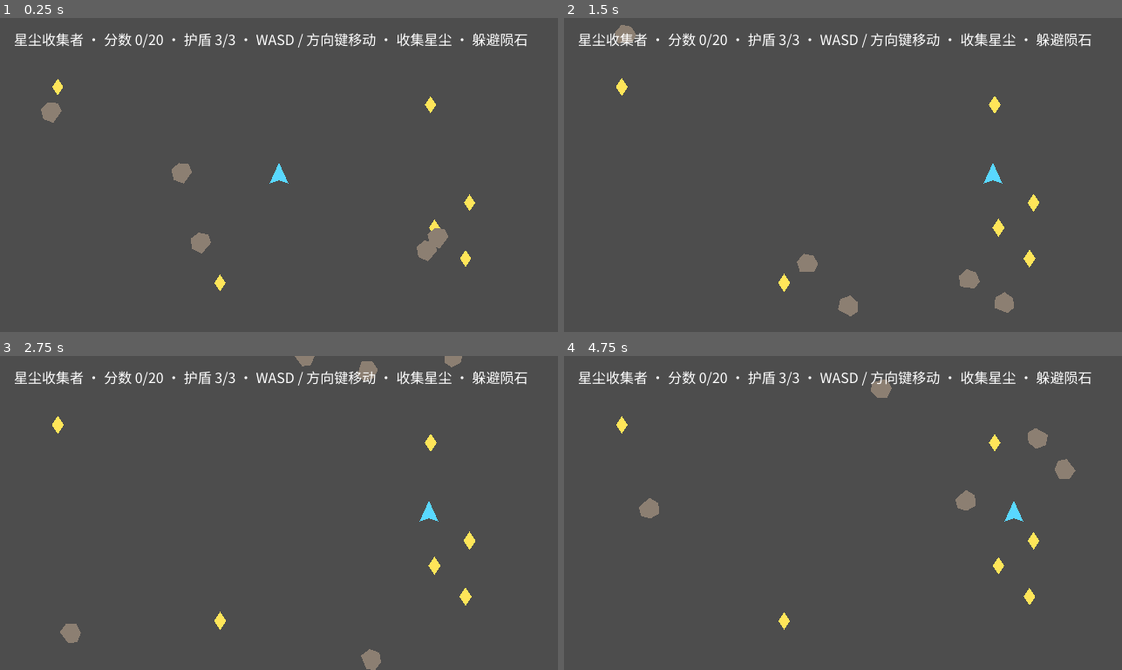
Above: before the commit, frames 1-4 (two rows, left to right).
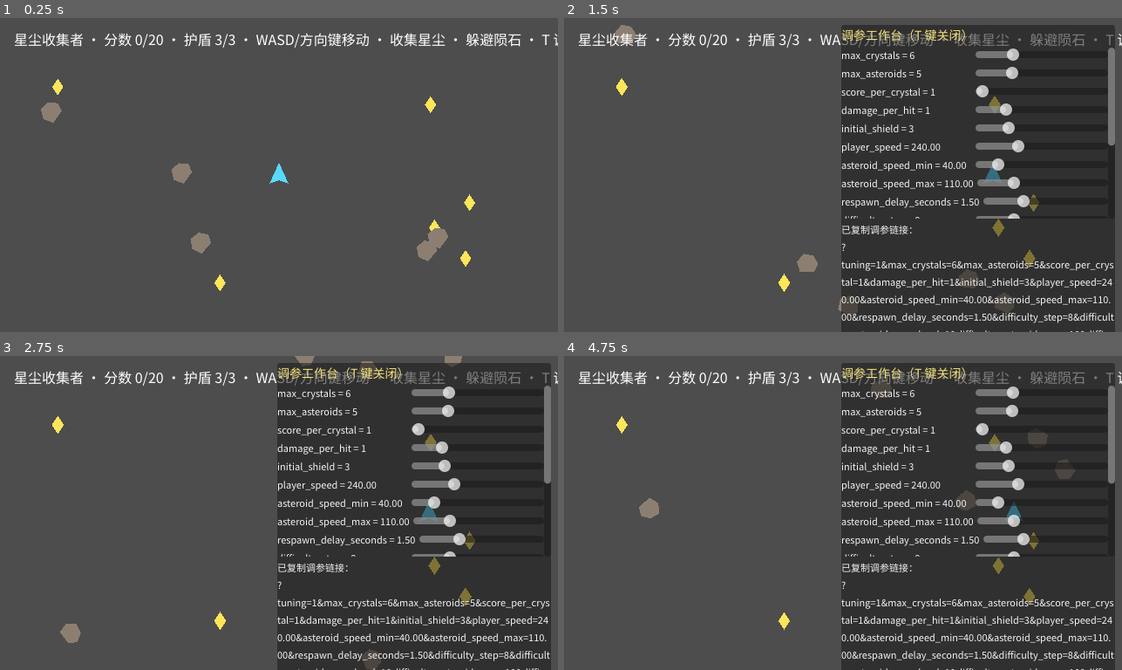
Above: after the commit, the same moments.

Repository: hl3w22bupt/myrd-playground
Game: Godot game, scene res://scenes/main.tscn
Same seed, same stepped clock (60 frames per second), same inputs: the game is played once before the commit and once after it.
Inputs (mouse positions are in pixels of both pictures, inside the frame that each line leads up to):
- Up to frame 1 (0.25 s): no input
- Up to frame 2 (1.5 s): tap Enter (confirm) at 0.5 s; move the mouse to (965, 159) at 0.52 s; hold D (move_right) 0.53-1.25 s; tap T at 0.6 s; click (965, 159) at 0.67 s; tap Space at 0.77 s; click (976, 253) at 1.25 s, where only the run after the commit has a clickable "复制调参链接"
- Up to frame 3 (2.75 s): drag from (167, 528) to (463, 597) at 2.02 s
- Up to frame 4 (4.75 s): move the mouse to (898, 443) at 2.77 s; hold D (move_right) 2.78-3.5 s; tap T at 2.85, 4.55 s; drag from (815, 575) to (999, 566) at 3.52 s; move the mouse to (1010, 560) at 4.27 s; hold A (move_left) from 4.28 s (still down); hold Enter (confirm) from 4.28 s (still down); tap Space at 4.52 s

The runs differ from the first frame. In frame 1, 1.0% of the frame differs, in the area x 52-100%, y 4-10%; in frame 2, 46%, in the area x 49-100%, y 2-100%; in frame 3, 46%; in frame 4, 46%.

Commit message:
myrd: goal auto-commit [skip ci]

Diff:
--- a/games/game-2/scenes/main.tscn
+++ b/games/game-2/scenes/main.tscn
@@ -1,9 +1,10 @@
-[gd_scene load_steps=6 format=3]
+[gd_scene load_steps=7 format=3]
 
 [ext_resource type="Script" path="res://scripts/main.gd" id="1_main"]
 [ext_resource type="PackedScene" path="res://scenes/player.tscn" id="2_player"]
 [ext_resource type="Script" path="res://scripts/virtual_joystick.gd" id="3_joystick"]
 [ext_resource type="Script" path="res://scripts/touch_confirm_button.gd" id="4_confirm"]
+[ext_resource type="Script" path="res://scripts/tuning_panel.gd" id="5_tuning"]
 
 [sub_resource type="CircleShape2D" id="CircleShape2D_confirm"]
 radius = 44.0
@@ -123,3 +124,8 @@
 theme_override_font_sizes/font_size = 20
 theme_override_colors/font_color = Color(0.9, 0.9, 0.9, 0.9)
 text = "确认"
+
+[node name="TuningUI" type="CanvasLayer" parent="."]
+layer = 20
+visible = false
+script = ExtResource("5_tuning")
--- a/games/game-2/scripts/main.gd
+++ b/games/game-2/scripts/main.gd
@@ -44,6 +44,9 @@
 @onready var restart_button: Button = %RestartButton
 @onready var milestone_label: Label = %MilestoneLabel
 @onready var touch_ui: CanvasLayer = $TouchUI
+## 调参工作台（scripts/tuning_panel.gd）：Web 端 ?tuning=1 / 桌面 T 键开关，
+## 只做运行时数值覆盖，不改 config/gameplay.cfg 文件。
+@onready var tuning_panel: CanvasLayer = $TuningUI
 
 var _move_hint: String = "WASD / 方向键移动 · 收集星尘 · 躲避陨石"
 var _spawn_rng := RandomNumberGenerator.new()
@@ -63,6 +66,9 @@
 	if DisplayServer.is_touchscreen_available():
 		touch_ui.visible = true
 		_move_hint = "摇杆移动 · 收集星尘 · 躲避陨石"
+	else:
+		# 桌面端给出调参工作台入口提示（headless 下不渲染，不影响冒烟断言）。
+		_move_hint = "WASD/方向键移动 · 收集星尘 · 躲避陨石 · T 调参"
 	# 信号连接：订阅方（本场景）集中连接，发布方（player / StarDust / GameState）只 emit。
 	if not player.moved.is_connected(_on_player_moved):
 		player.moved.connect(_on_player_moved)
--- /dev/null
+++ b/games/game-2/scripts/tuning_panel.gd
@@ -0,0 +1,240 @@
+class_name TuningPanel
+extends CanvasLayer
+## 调参工作台：运行时覆盖 gameplay.cfg 数值的可视化面板（只改内存，不写回 cfg 文件）。
+##
+## 打开方式：
+## - Web 端：URL 带 `?tuning=1`（JavaScriptBridge 读 window.location.search）；
+## - 桌面 / 无头：按 T 键切换（headless 无输入设备，冒烟不受影响）。
+##
+## 规范要点：
+## - 数值唯一来源仍是 config/gameplay.cfg（autoload/game_config.gd 启动时读入）；
+##   本面板只在运行时改 GameConfig 的属性，等价于 main.gd _apply_difficulty 的推导链路；
+## - 改陨石数量类键后调用 MainScene.respawn_field(-1) 才能落到场上；
+## - 纯代码构建 UI（与 virtual_joystick.gd 同风格：无图片素材，模板复制即用）。
+
+## 面板里暴露的配置键 → 语义（键名与 config/gameplay.cfg [gameplay] 段一一对应）。
+const TUNABLE_KEYS: Array[String] = [
+	"max_crystals",
+	"max_asteroids",
+	"score_per_crystal",
+	"damage_per_hit",
+	"initial_shield",
+	"player_speed",
+	"asteroid_speed_min",
+	"asteroid_speed_max",
+	"respawn_delay_seconds",
+	"difficulty_step",
+	"difficulty_asteroids_per_level",
+	"difficulty_asteroids_cap",
+	"difficulty_speed_per_level",
+	"difficulty_speed_cap_scale",
+	"score_target",
+	"milestone_step",
+	"invincibility_seconds",
+]
+
+## 每个键的滑杆量程（min/max/step）：覆盖 cfg 默认值并留出两侧调参余量。
+const KEY_RANGES: Dictionary = {
+	"max_crystals": [1.0, 20.0, 1.0],
+	"max_asteroids": [0.0, 20.0, 1.0],
+	"score_per_crystal": [1.0, 10.0, 1.0],
+	"damage_per_hit": [0.0, 5.0, 1.0],
+	"initial_shield": [1.0, 10.0, 1.0],
+	"player_speed": [80.0, 600.0, 10.0],
+	"asteroid_speed_min": [0.0, 300.0, 5.0],
+	"asteroid_speed_max": [10.0, 400.0, 5.0],
+	"respawn_delay_seconds": [0.0, 5.0, 0.1],
+	"difficulty_step": [0.0, 30.0, 1.0],
+	"difficulty_asteroids_per_level": [0.0, 5.0, 1.0],
+	"difficulty_asteroids_cap": [1.0, 30.0, 1.0],
+	"difficulty_speed_per_level": [0.0, 0.6, 0.05],
+	"difficulty_speed_cap_scale": [1.0, 3.0, 0.05],
+	"score_target": [0.0, 60.0, 1.0],
+	"milestone_step": [0.0, 30.0, 1.0],
+	"invincibility_seconds": [0.0, 3.0, 0.05],
+}
+
+## URL 里的开关参数名。
+const URL_PARAM: String = "tuning"
+## 桌面端的开关按键。
+const TOGGLE_KEY: Key = KEY_T
+
+var _root: PanelContainer
+var _rows: Dictionary = {}
+var _status_label: Label
+var _open: bool = false
+var _main: MainScene
+## 剪贴板写入结果（navigator.clipboard 在非安全上下文 / 被拒时不可用）。
+var _clipboard_ok: bool = false
+
+
+func _ready() -> void:
+	layer = 20
+	visible = false
+	_main = get_parent() as MainScene
+	_build_ui()
+	if _should_open_from_url():
+		set_open(true)
+
+
+## Web 端从 URL 参数开启；非 Web（桌面 / headless）一律走 T 键，避免 JavaScriptBridge 报错。
+func _should_open_from_url() -> bool:
+	if not OS.has_feature("web"):
+		return false
+	var search: String = ""
+	if JavaScriptBridge.eval("window.location.search", true) != null:
+		search = str(JavaScriptBridge.eval("window.location.search", true))
+	if search.is_empty():
+		return false
+	return search.contains("%s=1" % URL_PARAM)
+
+
+func _unhandled_key_input(event: InputEvent) -> void:
+	var key := event as InputEventKey
+	if key == null or not key.pressed or key.echo:
+		return
+	if key.physical_keycode == TOGGLE_KEY:
+		set_open(not _open)
+		get_viewport().set_input_as_handled()
+
+
+func set_open(open_value: bool) -> void:
+	_open = open_value
+	visible = _open
+
+
+func _build_ui() -> void:
+	_root = PanelContainer.new()
+	_root.name = "TuningRoot"
+	_root.custom_minimum_size = Vector2(300.0, 0.0)
+	_root.set_anchors_preset(Control.PRESET_TOP_RIGHT)
+	_root.grow_horizontal = Control.GROW_DIRECTION_BEGIN
+	_root.grow_vertical = Control.GROW_DIRECTION_END
+	_root.offset_right = -8.0
+	_root.offset_top = 8.0
+	_root.modulate = Color(1.0, 1.0, 1.0, 0.94)
+	add_child(_root)
+
+	var box := VBoxContainer.new()
+	box.name = "Box"
+	box.add_theme_constant_override("separation", 4)
+	_root.add_child(box)
+
+	var title := Label.new()
+	title.text = "调参工作台（T 键关闭）"
+	title.add_theme_font_size_override("font_size", 14)
+	title.add_theme_color_override("font_color", Color(1.0, 0.92, 0.5))
+	box.add_child(title)
+
+	# 行数多于视口高度：放进 ScrollContainer，面板整体不超过 640x360 视口。
+	var scroll := ScrollContainer.new()
+	scroll.name = "Rows"
+	scroll.custom_minimum_size = Vector2(300.0, 196.0)
+	scroll.horizontal_scroll_mode = ScrollContainer.SCROLL_MODE_DISABLED
+	box.add_child(scroll)
+
+	var rows_box := VBoxContainer.new()
+	rows_box.name = "RowsBox"
+	rows_box.add_theme_constant_override("separation", 4)
+	scroll.add_child(rows_box)
+
+	for key in TUNABLE_KEYS:
+		rows_box.add_child(_build_row(key))
+
+	_status_label = Label.new()
+	_status_label.text = " "
+	_status_label.add_theme_font_size_override("font_size", 11)
+	_status_label.autowrap_mode = TextServer.AUTOWRAP_WORD_SMART
+	box.add_child(_status_label)
+
+	var copy_button := Button.new()
+	copy_button.text = "复制调参链接"
+	copy_button.add_theme_font_size_override("font_size", 13)
+	copy_button.pressed.connect(_on_copy_link_pressed)
+	box.add_child(copy_button)
+
+
+## 单行控件：标签（当前值）+ 滑杆。滑杆拖动即时写回 GameConfig 并按需重铺战场。
+func _build_row(key: String) -> HBoxContainer:
+	var range_values: Array = KEY_RANGES[key]
+	var row := HBoxContainer.new()
+	row.name = "%sRow" % key
+
+	var label := Label.new()
+	label.custom_minimum_size = Vector2(150.0, 0.0)
+	label.add_theme_font_size_override("font_size", 11)
+	label.text = "%s = %s" % [key, _config_value_text(key)]
+	row.add_child(label)
+
+	var slider := HSlider.new()
+	slider.min_value = range_values[0]
+	slider.max_value = range_values[1]
+	slider.step = range_values[2]
+	slider.value = float(GameConfig.get(key))
+	slider.custom_minimum_size = Vector2(130.0, 16.0)
+	slider.size_flags_horizontal = Control.SIZE_EXPAND_FILL
+	slider.value_changed.connect(_on_slider_changed.bind(key, label))
+	row.add_child(slider)
+
+	_rows[key] = label
+	return row
+
+
+func _config_value_text(key: String) -> String:
+	var value: Variant = GameConfig.get(key)
+	return "%d" % value if value is int else "%.2f" % float(value)
+
+
+func _on_slider_changed(value: float, key: String, label: Label) -> void:
+	var current: Variant = GameConfig.get(key)
+	GameConfig.set(key, int(round(value)) if current is int else value)
+	label.text = "%s = %s" % [key, _config_value_text(key)]
+	# 数量类键只影响后续生成：重铺战场让改动立刻可见（运行时覆盖，cfg 文件不动）。
+	if key == "max_crystals" or key == "max_asteroids":
+		if _main != null:
+			_main.respawn_field(-1)
+
+
+## 把当前数值序列化进 URL query 并写剪贴板；失败时把链接直接展示出来让人手抄。
+func _on_copy_link_pressed() -> void:
+	var query := PackedStringArray()
+	query.append("%s=1" % URL_PARAM)
+	for key in TUNABLE_KEYS:
+		query.append("%s=%s" % [key, _config_value_text(key)])
+	var base_url := _current_base_url()
+	var link := "%s?%s" % [base_url, "&".join(query)]
+	_status_label.text = "写入剪贴板…"
+	await _write_clipboard(link)
+	if _clipboard_ok:
+		_status_label.text = "已复制调参链接：\n%s" % link
+	else:
+		_status_label.text = "剪贴板不可用，请手抄：\n%s" % link
+
+
+## Web 端 writeText 是异步的：用 JS 全局标志承接回调结果，短暂等待后回读判定成败；
+## 桌面端走 DisplayServer.clipboard_set（同步）。失败时调用方直接把链接展示出来。
+func _write_clipboard(text_value: String) -> void:
+	_clipboard_ok = false
+	if not OS.has_feature("web"):
+		DisplayServer.clipboard_set(text_value)
+		_clipboard_ok = true
+		return
+	var payload := JSON.stringify(text_value)
+	JavaScriptBridge.eval(
+		"window.__sdTuningCopied=0;(function(){var t=%s;" % payload
+		+ "if(navigator.clipboard&&navigator.clipboard.writeText){"
+		+ "navigator.clipboard.writeText(t).then(function(){window.__sdTuningCopied=1;})"
+		+ ".catch(function(){window.__sdTuningCopied=0;});}})()", true)
+	if get_tree() != null:
+		await get_tree().create_timer(0.4).timeout
+	var flag: Variant = JavaScriptBridge.eval("window.__sdTuningCopied", true)
+	_clipboard_ok = str(flag) == "1"
+
+
+## 当前页面地址（去掉既有 query / hash）；拿不到就退化为「?key=value」相对形式。
+func _current_base_url() -> String:
+	if OS.has_feature("web"):
+		var href: Variant = JavaScriptBridge.eval("window.location.href.split(/[?#]/)[0]", true)
+		if href != null:
+			return str(href)
+	return ""
--- a/games/game-2/tests/smoke.gd
+++ b/games/game-2/tests/smoke.gd
@@ -9,7 +9,9 @@
 ##   失败 → stderr 打印 `GODOT_SMOKE: FAIL <原因>`（每条一行），进程退出码 1
 ##
 ## 断言覆盖（对应本游戏四项验收的机判形态）：
-##   A. 玩家能移动：注入 move_right 动作后位移 ≥ 阈值（输入 → 物理 → 位移全链路）
+##   A. 玩家能移动【方向语义契约】：注入 move_right 后水平位移 ≥ +阈值且纵向偏移有上界；
+##      再注入 move_left 相同帧数，水平位移 ≤ -阈值 —— 有符号轴分量断言，
+##      输入映射镜像（按右往左走）会让无向 distance_to 断言照样全绿，本断言能识破。
 ##   B. 核心交互生效：把玩家传送到星尘上，物理碰撞触发收集
 ##      （分数 +score_per_crystal、晶体消失不重复计分、飘字反馈出现）
 ##   C. 胜负可达：物理碰撞陨石扣盾 1 点；无敌帧内不重复扣血；
@@ -43,6 +45,8 @@
 const MOVE_ORIGIN: Vector2 = Vector2(320, 180)
 ## 阶段一：按住 move_right 的帧数。
 const MOVE_FRAMES: int = 10
+## 阶段二（反向契约）：按住 move_left 的帧数（与阶段一等长，便于对称断言）。
+const LEFT_MOVE_FRAMES: int = 10
 ## 传送接触后等待物理判定送达的帧数（收集相位）。
 const CONTACT_FRAMES: int = 6
 ## 受击跟随窗口：期间逐帧贴住目标陨石，直到护盾扣减达成。
@@ -67,12 +71,16 @@
 ## ── 固定锚点帧 ──
 const FRAME_MOVE_START: int = NOISE_FRAMES + 1
 const FRAME_MOVE_END: int = NOISE_FRAMES + MOVE_FRAMES
-const FRAME_COLLECT_ASSERT: int = FRAME_MOVE_END + CONTACT_FRAMES
+const FRAME_LEFT_MOVE_END: int = FRAME_MOVE_END + LEFT_MOVE_FRAMES
+const FRAME_COLLECT_ASSERT: int = FRAME_LEFT_MOVE_END + CONTACT_FRAMES
 const FRAME_HIT_WINDOW_START: int = FRAME_COLLECT_ASSERT + 1
 const FRAME_HIT_WINDOW_END: int = FRAME_HIT_WINDOW_START + HIT_WINDOW_FRAMES - 1
 
 ## 判定「真的移动了」的最小位移（像素）。
 const MIN_MOVE_DISTANCE: float = 1.0
+## 方向语义契约的横向漂移上界（像素）：只按单一水平方向时，纵向偏移不允许超过该值
+## （10 帧 × 240px/s ≈ 40px 位移，64px 上界足够宽容，但足以识破「斜着乱跑/镜像输入」）。
+const MAX_LATERAL_DRIFT: float = 64.0
 
 const REQUIRED_ACTIONS: Array[StringName] = [
 	&"move_left", &"move_right", &"move_up", &"move_down", &"confirm",
@@ -93,6 +101,8 @@
 var _main: MainScene
 var _player: Player
 var _origin: Vector2 = Vector2.ZERO
+## 反向相位（move_left）的出发点：与 _origin 分开记录，避免两个方向断言互相污染。
+var _left_origin: Vector2 = Vector2.ZERO
 var _moved_seen: bool = false
 var _score_seen: bool = false
 var _score_before_collect: int = 0
@@ -171,8 +181,10 @@
 		elif _frames == FRAME_MOVE_START:
 			_begin_move_phase()
 		elif _frames == FRAME_MOVE_END:
-			_end_move_phase_begin_collect()
-		elif _frames > FRAME_MOVE_END and _frames < FRAME_COLLECT_ASSERT:
+			_end_move_phase_begin_left_phase()
+		elif _frames == FRAME_LEFT_MOVE_END:
+			_end_left_phase_begin_collect()
+		elif _frames > FRAME_LEFT_MOVE_END and _frames < FRAME_COLLECT_ASSERT:
 			_follow_collect()
 		elif _frames == FRAME_COLLECT_ASSERT:
 			_follow_collect()
@@ -313,13 +325,47 @@
 	Input.action_press(&"move_right")
 
 
-func _end_move_phase_begin_collect() -> void:
+## ── A. 方向语义契约（有符号断言，识破「输入映射镜像」缺陷）──
+## 无向位移（distance_to）分不清「按右往右走」和「按右往左走」：镜像映射下照样全绿。
+## 2D 无旋转相机下 +x 即屏幕右、+y 即屏幕下，因此用带符号的轴分量断言：
+##   move_right → (x - origin.x) >= +MIN_MOVE_DISTANCE，且 |y - origin.y| <= MAX_LATERAL_DRIFT；
+##   move_left  → (x - origin.x) <= -MIN_MOVE_DISTANCE，且纵向同样有上界。
+func _end_move_phase_begin_left_phase() -> void:
 	Input.action_release(&"move_right")
 	_release_move_actions()
-	var travelled: float = _player.global_position.distance_to(_origin)
-	if travelled < MIN_MOVE_DISTANCE:
-		_failures.append("玩家 %d 帧内位移 %.2fpx < %.2fpx：InputMap 动作未生效或 _physics_process 未驱动 velocity" % [
-			MOVE_FRAMES, travelled, MIN_MOVE_DISTANCE,
+	var dx: float = _player.global_position.x - _origin.x
+	var dy: float = _player.global_position.y - _origin.y
+	if dx < MIN_MOVE_DISTANCE:
+		_failures.append("方向语义失败：按 move_right %d 帧后水平位移 %+.2fpx 未达到 +%.2fpx（输入映射可能镜像/反向，或 _physics_process 未驱动 velocity）" % [
+			MOVE_FRAMES, dx, MIN_MOVE_DISTANCE,
+		])
+	if absf(dy) > MAX_LATERAL_DRIFT:
+		_failures.append("方向语义失败：按 move_right %d 帧后纵向偏移 %+.2fpx 超出 ±%.0fpx 上界（移动方向跑偏）" % [
+			MOVE_FRAMES, dy, MAX_LATERAL_DRIFT,
+		])
+	_begin_left_move_phase()
+
+
+## 反向相位：先释放全部方向动作、记录新出发点，再按住 move_left 相同帧数。
+func _begin_left_move_phase() -> void:
+	_player.velocity = Vector2.ZERO
+	_release_move_actions()
+	_left_origin = _player.global_position
+	Input.action_press(&"move_left")
+
+
+func _end_left_phase_begin_collect() -> void:
+	Input.action_release(&"move_left")
+	_release_move_actions()
+	var dx: float = _player.global_position.x - _left_origin.x
+	var dy: float = _player.global_position.y - _left_origin.y
+	if dx > -MIN_MOVE_DISTANCE:
+		_failures.append("方向语义失败：按 move_left %d 帧后水平位移 %+.2fpx 未达到 -%.2fpx（输入映射可能镜像/反向，或 _physics_process 未驱动 velocity）" % [
+			LEFT_MOVE_FRAMES, dx, MIN_MOVE_DISTANCE,
+		])
+	if absf(dy) > MAX_LATERAL_DRIFT:
+		_failures.append("方向语义失败：按 move_left %d 帧后纵向偏移 %+.2fpx 超出 ±%.0fpx 上界（移动方向跑偏）" % [
+			LEFT_MOVE_FRAMES, dy, MAX_LATERAL_DRIFT,
 		])
 	_begin_collect_phase()
 
@@ -539,7 +585,7 @@
 	if not _score_seen:
 		_failures.append("信号 GameState.score_changed 未到达订阅方：连接断裂或从未 emit")
 	if _failures.is_empty():
-		print("GODOT_SMOKE: PASS 移动/收集/受击无敌帧/结算/重开/里程碑/胜利结算/难度梯度 全部通过")
+		print("GODOT_SMOKE: PASS 方向语义(move_right/move_left)/收集/受击无敌帧/结算/重开/里程碑/胜利结算/难度梯度 全部通过")
 		get_tree().quit(0)
 	else:
 		for failure in _failures:
Not shown, changed: .myrd-platform/CODE_MAP.md
Not shown, added: games/game-2/qa/playtest-kit.md
